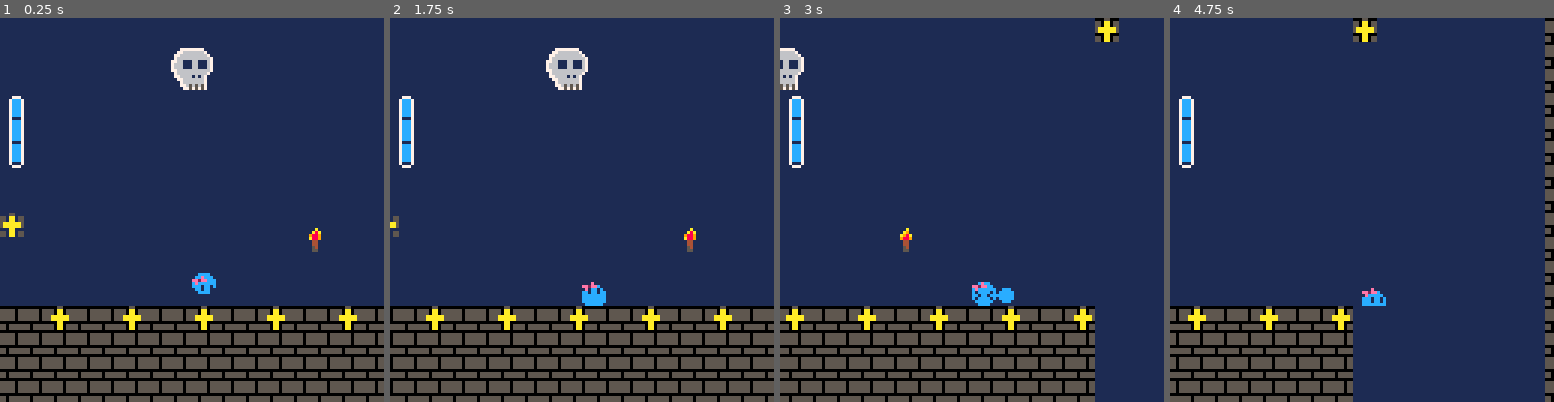
Above: before the commit, frames 1-4 (left to right).
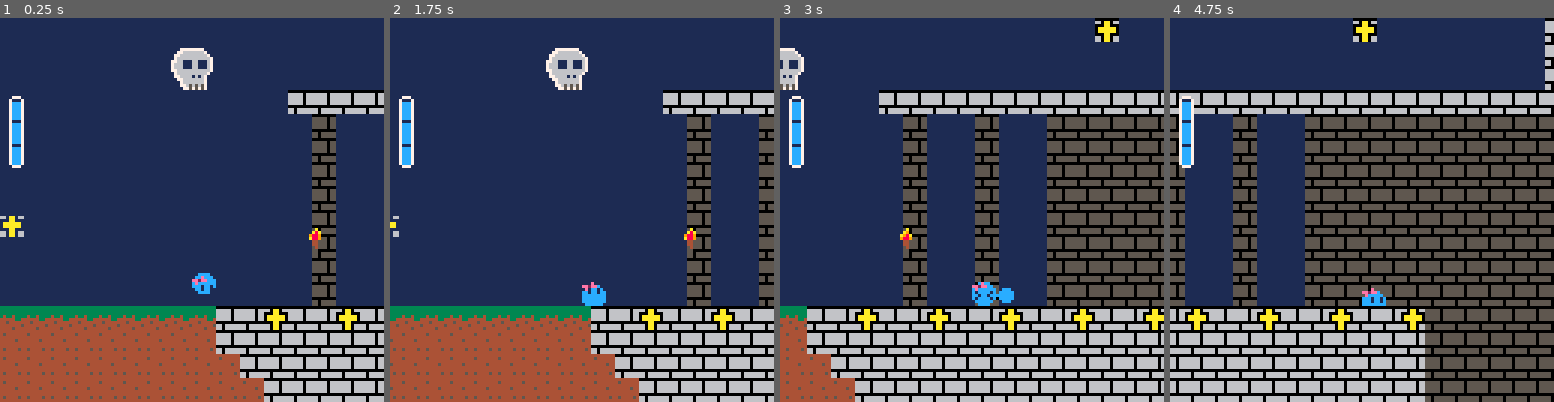
Above: after the commit, the same moments.

Repository: AriaLyndis/SlimeGamePrototype
Game: PICO-8 cartridge SlimeGamePrototype.p8
The game is run twice, just before and just after one commit, with the same random seed, the same clock (stepped at 60 frames per second) and the same inputs.
Inputs:
- Up to frame 1 (0.25 s): no input
- Up to frame 2 (1.75 s): tap X (X key) at 0.33, 1.07 s; tap O (Z key) at 0.7, 1.7 s; hold Right from 1.6 s (still down)
- Up to frame 3 (3 s): tap X (X key) at 1.85, 2.97 s; release Right at 2.1 s; tap O (Z key) at 2.1, 2.5, 2.9 s; hold Up 2.15-2.42 s; hold Right from 2.47 s (still down)
- Up to frame 4 (4.75 s): release Right at 3.03 s; hold Left 3.08-3.58 s; tap O (Z key) every 0.4 s from 3.3 to 4.5 s; hold Down 3.63-3.97 s; hold Right 4.02-4.68 s; tap X (X key) at 4.08 s; hold Up from 4.73 s (still down)

The runs differ from the first frame. In frame 1, 26% of the frame differs, in the area x 0-100%, y 18-100%; in frame 2, 27%; in frame 3, 44%; in frame 4, 62%, in the area x 0-100%, y 0-100%.

Commit message:
Add files via upload
Fully working Slime Meter bar

Diff:
--- a/SlimeGamePrototype.p8
+++ b/SlimeGamePrototype.p8
@@ -309,8 +309,8 @@
 
 function draw_roll()
 	roll_sprites = {9,41,42,43,44,45,46}
- roll_sprite = roll_sprites[frame_count%7]
- spr(roll_sprite,20,20)
+    roll_sprite = roll_sprites[frame_count%7]
+    spr(roll_sprite,20,20)
 end
 -->8
 --slimeter
@@ -326,6 +326,8 @@
 
 draw = function()
     spr(slimeter.sprite,0,slimeter.y,1,slimeter.level,0,1)
+    spr(20,0,26,1,3,0,0)
+
 end
 }
 
@@ -495,30 +497,30 @@
 0003020202020000000000000000000000000000000000000000000000000000000000000000000000000000000000000000000000000000000000000000000000000000000000000000000000000000000000000000000000000000000000000000000000000000000000000000000000000000000000000000000000000000
 0000000000000000000000000000000000000000000000000000000000000000000000000000000000000000000000000000000000000000000000000000000000000000000000000000000000000000000000000000000000000000000000000000000000000000000000000000000000000000000000000000000000000000
 __map__
-0e0e0e0e0e0e0e0e0e0e0e0e0e0e0e0e0e0e0e0e0e0e060e0e0e0e0e0e0e0f0f0f0f0f0f0f0f0f0f0f0f0f0f0f0f0f0f0f0f0f0f0f0f0f00000000000000000000000000000000000000000000000000000000000000000000000000000000000000000000000000000000000000000000000000000000000000000000000000
-0e0e0e0e0e0e0e0e0e0e0e0e0e0e0e0e0e0e0e0e0e0e0e0e0e0e0e0e0e0e0f0f0f0f0f0f0f0f0f0f0f0f0f0f0f0f0f0f0f0f0f0f0f0f0f00000000000000000000000000000000000000000000000000000000000000000000000000000000000000000000000000000000000000000000000000000000000000000000000000
-0e0e0e0e0e0e0e0e0e0e0e0e0e0e0e0e0e0e0e0e0e0e0e0e0e0e0e0e0e0e0f0f0f0f0f0f0f0f0f0f0f0f0f0f0f0f0f0f0f0f0f0f0f0f0f00000000000000000000000000000000000000000000000000000000000000000000000000000000000000000000000000000000000000000000000000000000000000000000000000
-0e0e0e0e0e0e0e0e0e0e0e0e0e0e0e0e0e0e0e0e0e0e0e0e0e0e0e0e0e0e0f0f0f0f0f0f0f0f0f0f0f0f0f0f0f0f0f0f0f0f0f0f0f0f0f00000000000000000000000000000000000000000000000000000000000000000000000000000000000000000000000000000000000000000000000000000000000000000000000000
-0e0e0e0e0e0e0e0e0e0e0e0e0e0e0e0e0e0e0e0e0e0e0e0e0e0e0e0e0e0e0f0f0f0f0f0f0f0f0f0f0f0f0f0f0f0f0f0f0f0f0f0f0f0f0f00000000000000000000000000000000000000000000000000000000000000000000000000000000000000000000000000000000000000000000000000000000000000000000000000
-0e0e0e0e0e0e0e0e0e0e0e0e0e0e0e0e0e0e0e0e0e0e0e0e0e0e0e0e0e0e0f0f0f0f0f0f0f0f0f0f0f0f0f0f0f0f0f0f0f0f0f0f0f0f0f00000000000000000000000000000000000000000000000000000000000000000000000000000000000000000000000000000000000000000000000000000000000000000000000000
-0e0e0e0e0e0e0e0e0e0e0e0e0e0e0e0e0e0e0e0e0e0e0e0e0e0e0e0e0e0e0f0f0f0f0f0f0f0f0f0f0f0f0f0f0f0f0f0f0f0f0f0f0f0f0f00000000000000000000000000000000000000000000000000000000000000000000000000000000000000000000000000000000000000000000000000000000000000000000000000
-0e0e0e0e0e0e0e0e0e0e0e0e0e0e0e0e0e0e0e0e0e0e0e0e0e0e0e0e0e0e0f0f0f0f0f0f0f0f0f0f0f0f0f0f0f0f0f0f0f0f0f0f0f0f0f00000000000000000000000000000000000000000000000000000000000000000000000000000000000000000000000000000000000000000000000000000000000000000000000000
-0e0e0e0e0e0e0e0e0e0e0e0e0e0e0e0e0e0e0e0e0e0e0e0e0e0e0e0e0e0e0f0f0f0f0f0f0f0f0f0f0f0f0f0f0f0f0f0f0f0f0f0f0f0f0f00000000000000000000000000000000000000000000000000000000000000000000000000000000000000000000000000000000000000000000000000000000000000000000000000
-0e0e0e0e0e0e0e0e0e0e0e0e0e0e0e0e0e0e0e0e0e0e0e0e0e0e0e0e0e0e0f0f0f0f0f0f0f0f0f0f0f0f0f0f0f0f0f0f0f0f0f0f0f0f0f00000000000000000000000000000000000000000000000000000000000000000000000000000000000000000000000000000000000000000000000000000000000000000000000000
-0e0e0e0e0e0e0e0e0e0e0e0e0e0e0e0e0e0e0e0e0e0e0e0e0e0e0e0e0e0e0f0f0f0f0f0f0f0f0f0f0f0f0f0f0f0f0f0f0f0f0f0f0f0f0f00000000000000000000000000000000000000000000000000000000000000000000000000000000000000000000000000000000000000000000000000000000000000000000000000
-0e0e0e0e0e0e0e0e0e0e0e0e0e0e0e0e0e0e0e0e0e0e0e0e0e0e0e0e0e0e0f0f0f0f0f0f0f0f0f0f0f0f0f0f0f0f0f0f0f0f0f0f0f0f0f00000000000000000000000000000000000000000000000000000000000000000000000000000000000000000000000000000000000000000000000000000000000000000000000000
-060f0f060f0f060f0f060f0f060f0f060f0f060f0f060e0e0e0e0e0e0e0e0f0f0f0f0f0f0f0f0f0f0f0f0f0f0f0f0f0f0f0f0f0f0f0f0f00000000000000000000000000000000000000000000000000000000000000000000000000000000000000000000000000000000000000000000000000000000000000000000000000
-0f0f0f0f0f0f0f0f0f0f0f0f0f0f0f0f0f0f0f0f0f0f0e0e0e0e0e0e0e0e0f0f0f0f0f0f0f0f0f0f0f0f0f0f0f0f0f0f0f0f0f0f0f0f0f00000000000000000000000000000000000000000000000000000000000000000000000000000000000000000000000000000000000000000000000000000000000000000000000000
-0f0f0f0f0f0f0f0f0f0f0f0f0f0f0f0f0f0f0f0f0f0f0e0e0e0e0e0e0e0e0f0f0f0f0f0f0f0f0f0f0f0f0f0f0f0f0f0f0f0f0f0f0f0f0f00000000000000000000000000000000000000000000000000000000000000000000000000000000000000000000000000000000000000000000000000000000000000000000000000
-0f0f0f0f0f0f0f0f0f0f0f0f0f0f0f0f0f0f0f0f0f0f0e0e0e0e0e0e0e0e0f0f0f0f0f0f0f0f0f0f0f0f0f0f0f0f0f0f0f0f0f0f0f0f0f00000000000000000000000000000000000000000000000000000000000000000000000000000000000000000000000000000000000000000000000000000000000000000000000000
-0f0f0f0f0f0f0f0f0f0f0f0f0f0f0f0f0f0f0f0f0f0f0e0e0e0e0e0e0e0e0f0f0f0f0f0f0f0f0f0f0f0f0f0f0f0f0f0f0f0f0f0f0f0f0f00000000000000000000000000000000000000000000000000000000000000000000000000000000000000000000000000000000000000000000000000000000000000000000000000
+0e0e0e0e0e0e0e0e0e0e0e0e0e0e0e0e0e0e0e0e0e0e060e0e0e0e0e0e0e3f3f3f3f3f3f3f3f3f3f3f3f3f3f3f3f3f3f3f3f3f3f3f3f3f00000000000000000000000000000000000000000000000000000000000000000000000000000000000000000000000000000000000000000000000000000000000000000000000000
+0e0e0e0e0e0e0e0e0e0e0e0e0e0e0e0e0e0e0e0e0e0e0e0e0e0e0e0e0e0e3f3f3f3f3f3f3f3f3f3f3f3f3f3f3f3f3f3f3f3f3f3f3f3f3f00000000000000000000000000000000000000000000000000000000000000000000000000000000000000000000000000000000000000000000000000000000000000000000000000
+0e0e0e0e0e0e0e0e0e0e0e0e0e0e0e0e0e0e0e0e0e0e0e0e0e0e0e0e0e0e3f3f3f3f3f3f3f3f3f3f3f3f3f3f3f3f3f3f3f3f3f3f3f3f3f00000000000000000000000000000000000000000000000000000000000000000000000000000000000000000000000000000000000000000000000000000000000000000000000000
+0e0e0e0e0e0e0e0e0e0e0e0e0e3f3f3f3f3f3f3f3f3f3f3f3f3f3f3f3f3f3f3f3f3f3f3f3f3f3f3f3f3f3f3f3f3f3f3f3f3f3f3f3f3f3f00000000000000000000000000000000000000000000000000000000000000000000000000000000000000000000000000000000000000000000000000000000000000000000000000
+0e0e0e0e0e0e0e0e0e0e0e0e0e0e0f0e0e0f0e0e0f0f0f0f0f0f0f0f0f0f0f0f0f3f3f3f3f3f3f3f3f3f3f3f3f3f3f3f3f3f3f3f3f3f3f00000000000000000000000000000000000000000000000000000000000000000000000000000000000000000000000000000000000000000000000000000000000000000000000000
+0e0e0e0e0e0e0e0e0e0e0e0e0e0e0f0e0e0f0e0e0f0f0f0f0f0f0f0f0f0f0f0f0f3f3f3f3f3f3f3f3f3f3f3f3f3f3f3f3f3f3f3f3f3f3f00000000000000000000000000000000000000000000000000000000000000000000000000000000000000000000000000000000000000000000000000000000000000000000000000
+0e0e0e0e0e0e0e0e0e0e0e0e0e0e0f0e0e0f0e0e0f0f0f0f0f0f0f0f0f0f0f0f0f3f3f3f3f3f3f3f3f3f3f3f3f3f3f3f3f3f3f3f3f3f3f00000000000000000000000000000000000000000000000000000000000000000000000000000000000000000000000000000000000000000000000000000000000000000000000000
+0e0e0e0e0e0e0e0e0e0e0e0e0e0e0f0e0e0f0e0e0f0f0f0f0f0f0f0f0f0f0f0f0f3f3f3f3f3f3f3f3f3f3f3f3f3f3f3f3f3f3f3f3f3f3f00000000000000000000000000000000000000000000000000000000000000000000000000000000000000000000000000000000000000000000000000000000000000000000000000
+0e0e0e0e0e0e0e0e0e0e0e0e0e0e0f0e0e0f0e0e0f0f0f0f0f0f0f0f0f0f0f0f0f3f3f3f3f3f3f3f3f3f3f3f3f3f3f3f3f3f3f3f3f3f3f00000000000000000000000000000000000000000000000000000000000000000000000000000000000000000000000000000000000000000000000000000000000000000000000000
+0e0e0e0e0e0e0e0e0e0e0e0e0e0e0f0e0e0f0e0e0f0f0f0f0f0f0f0f0f0f0f0f0f3f3f3f3f3f3f3f3f3f3f3f3f3f3f3f3f3f3f3f3f3f3f00000000000000000000000000000000000000000000000000000000000000000000000000000000000000000000000000000000000000000000000000000000000000000000000000
+0e0e0e0e0e0e0e0e0e0e0e0e0e0e0f0e0e0f0e0e0f0f0f0f0f0f0f0f0f0f0f0f0f3f3f3f3f3f3f3f3f3f3f3f3f3f3f3f3f3f3f3f3f3f3f00000000000000000000000000000000000000000000000000000000000000000000000000000000000000000000000000000000000000000000000000000000000000000000000000
+0e0e0e0e0e0e0e0e0e0e0e0e0e0e0f0e0e0f0e0e0f0f0f0f0f0f0f0f0f0f0f0f0f3f3f3f3f3f3f3f3f3f3f3f3f3f3f3f3f3f3f3f3f3f3f00000000000000000000000000000000000000000000000000000000000000000000000000000000000000000000000000000000000000000000000000000000000000000000000000
+1f1f1f1f1f1f1f1f1f1f3f3f063f3f063f3f063f3f063f3f060f0f0f0f0f0f0f0f3f3f3f3f3f3f3f3f3f3f3f3f3f3f3f3f3f3f3f3f3f3f00000000000000000000000000000000000000000000000000000000000000000000000000000000000000000000000000000000000000000000000000000000000000000000000000
+2f2f2f2f2f2f2f2f2f2f3f3f3f3f3f3f3f3f3f3f3f3f3f3f3f0f0f0f0f0f0f0f0f3f3f3f3f3f3f3f3f3f3f3f3f3f3f3f3f3f3f3f3f3f3f00000000000000000000000000000000000000000000000000000000000000000000000000000000000000000000000000000000000000000000000000000000000000000000000000
+2f2f2f2f2f2f2f2f2f2f2f3f3f3f3f3f3f3f3f3f3f3f3f3f3f0f0f0f0f0f0f0f0f3f3f3f3f3f3f3f3f3f3f3f3f3f3f3f3f3f3f3f3f3f3f00000000000000000000000000000000000000000000000000000000000000000000000000000000000000000000000000000000000000000000000000000000000000000000000000
+2f2f2f2f2f2f2f2f2f2f2f2f3f3f3f3f3f3f3f3f3f3f3f3f3f0f0f0f0f0f0f0f0f3f3f3f3f3f3f3f3f3f3f3f3f3f3f3f3f3f3f3f3f3f3f00000000000000000000000000000000000000000000000000000000000000000000000000000000000000000000000000000000000000000000000000000000000000000000000000
+2f2f2f2f2f2f2f2f2f2f2f2f2f3f3f3f3f3f3f3f3f3f3f3f3f0f0f0f0f0f0f0f0f3f3f3f3f3f3f3f3f3f3f3f3f3f3f3f3f3f3f3f3f3f3f00000000000000000000000000000000000000000000000000000000000000000000000000000000000000000000000000000000000000000000000000000000000000000000000000
+3f3f3f3f3f3f3f3f3f3f3f3f3f3f3f3f3f3f3f3f3f3f3f3f3f3f3f3f3f3f3f3f3f3f3f3f3f3f3f3f3f3f3f3f3f3f3f3f3f3f3f3f3f3f3f00000000000000000000000000000000000000000000000000000000000000000000000000000000000000000000000000000000000000000000000000000000000000000000000000
+3f3f3f3f3f3f3f3f3f3f3f3f3f3f3f3f3f3f3f3f3f3f3f3f3f3f3f3f3f3f3f3f3f3f3f3f3f3f3f3f3f3f3f3f3f3f3f3f3f3f3f3f3f3f3f00000000000000000000000000000000000000000000000000000000000000000000000000000000000000000000000000000000000000000000000000000000000000000000000000
+3f3f3f3f3f3f3f3f3f3f3f3f3f3f3f3f3f3f3f3f3f3f3f3f3f3f3f3f3f3f3f3f3f3f3f3f3f3f3f3f3f3f3f3f3f3f3f3f3f3f3f3f3f3f3f00000000000000000000000000000000000000000000000000000000000000000000000000000000000000000000000000000000000000000000000000000000000000000000000000
+3f3f3f3f3f3f3f3f3f3f3f3f3f3f3f3f3f3f3f3f3f3f3f3f3f3f3f3f3f3f3f3f3f3f3f3f3f3f3f3f3f3f3f3f3f3f3f3f3f3f3f3f3f3f3f00000000000000000000000000000000000000000000000000000000000000000000000000000000000000000000000000000000000000000000000000000000000000000000000000
+3f3f3f3f3f3f3f3f3f3f3f3f3f3f3f3f3f3f3f3f3f3f3f3f3f3f3f3f3f3f3f3f3f3f3f3f3f3f3f3f3f3f3f3f3f3f3f3f3f3f3f3f3f3f3f00000000000000000000000000000000000000000000000000000000000000000000000000000000000000000000000000000000000000000000000000000000000000000000000000
+3f3f3f3f3f3f3f3f3f3f3f3f3f3f3f3f3f3f3f3f3f3f3f3f3f3f3f3f3f3f3f3f3f3f3f3f3f3f3f3f3f3f3f3f3f3f3f3f3f3f3f3f3f3f3f00000000000000000000000000000000000000000000000000000000000000000000000000000000000000000000000000000000000000000000000000000000000000000000000000
 0f0f0f0f0f0f0f0f0f0f0f0f0f0f0f0f0f0f0f0f0f0f0f0f0f0f0f0f0f0f0f0f0f0f0f0f0f0f0f0f0f0f0f0f0f0f0f0f0f0f0f0f0f0f0f00000000000000000000000000000000000000000000000000000000000000000000000000000000000000000000000000000000000000000000000000000000000000000000000000
 0f0f0f0f0f0f0f0f0f0f0f0f0f0f0f0f0f0f0f0f0f0f0f0f0f0f0f0f0f0f0f0f0f0f0f0f0f0f0f0f0f0f0f0f0f0f0f0f0f0f0f0f0f0f0f00000000000000000000000000000000000000000000000000000000000000000000000000000000000000000000000000000000000000000000000000000000000000000000000000
 0f0f0f0f0f0f0f0f0f0f0f0f0f0f0f0f0f0f0f0f0f0f0f0f0f0f0f0f0f0f0f0f0f0f0f0f0f0f0f0f0f0f0f0f0f0f0f0f0f0f0f0f0f0f0f00000000000000000000000000000000000000000000000000000000000000000000000000000000000000000000000000000000000000000000000000000000000000000000000000
 0f0f0f0f0f0f0f0f0f0f0f0f0f0f0f0f0f0f0f0f0f0f0f0f0f0f0f0f0f0f0f0f0f0f0f0f0f0f0f0f0f0f0f0f0f0f0f0f0f0f0f0f0f0f0f00000000000000000000000000000000000000000000000000000000000000000000000000000000000000000000000000000000000000000000000000000000000000000000000000
-0f0f0f0f0f0f0f0f0f0f0f0f0f0f0f0f0f0f0f0f0f0f0f0f0f0f0f0f0f0f0f0f0f0f0f0f0f0f0f0f0f0f0f0f0f0f0f0f0f0f0f0f0f0f0f00000000000000000000000000000000000000000000000000000000000000000000000000000000000000000000000000000000000000000000000000000000000000000000000000
-0f0f0f0f0f0f0f0f0f0f0f0f0f0f0f0f0f0f0f0f0f0f0f0f0f0f0f0f0f0f0f0f0f0f0f0f0f0f0f0f0f0f0f0f0f0f0f0f0f0f0f0f0f0f0f00000000000000000000000000000000000000000000000000000000000000000000000000000000000000000000000000000000000000000000000000000000000000000000000000
-0f0f0f0f0f0f0f0f0f0f0f0f0f0f0f0f0f0f0f0f0f0f0f0f0f0f0f0f0f0f0f0f0f0f0f0f0f0f0f0f0f0f0f0f0f0f0f0f0f0f0f0f0f0f0f00000000000000000000000000000000000000000000000000000000000000000000000000000000000000000000000000000000000000000000000000000000000000000000000000
-0f0f0f0f0f0f0f0f0f0f0f0f0f0f0f0f0f0f0f0f0f0f0f0f0f0f0f0f0f0f0f0f0f0f0f0f0f0f0f0f0f0f0f0f0f0f0f0f0f0f0f0f0f0f0f00000000000000000000000000000000000000000000000000000000000000000000000000000000000000000000000000000000000000000000000000000000000000000000000000
-0f0f0f0f0f0f0f0f0f0f0f0f0f0f0f0f0f0f0f0f0f0f0f0f0f0f0f0f0f0f0f0f0f0f0f0f0f0f0f0f0f0f0f0f0f0f0f0f0f0f0f0f0f0f0f00000000000000000000000000000000000000000000000000000000000000000000000000000000000000000000000000000000000000000000000000000000000000000000000000
-0f0f0f0f0f0f0f0f0f0f0f0f0f0f0f0f0f0f0f0f0f0f0f0f0f0f0f0f0f0f0f0f0f0f0f0f0f0f0f0f0f0f0f0f0f0f0f0f0f0f0f0f0f0f0f00000000000000000000000000000000000000000000000000000000000000000000000000000000000000000000000000000000000000000000000000000000000000000000000000
Not shown, changed: 31 lines of the sprite sheet (__gfx__) section of SlimeGamePrototype.p8
